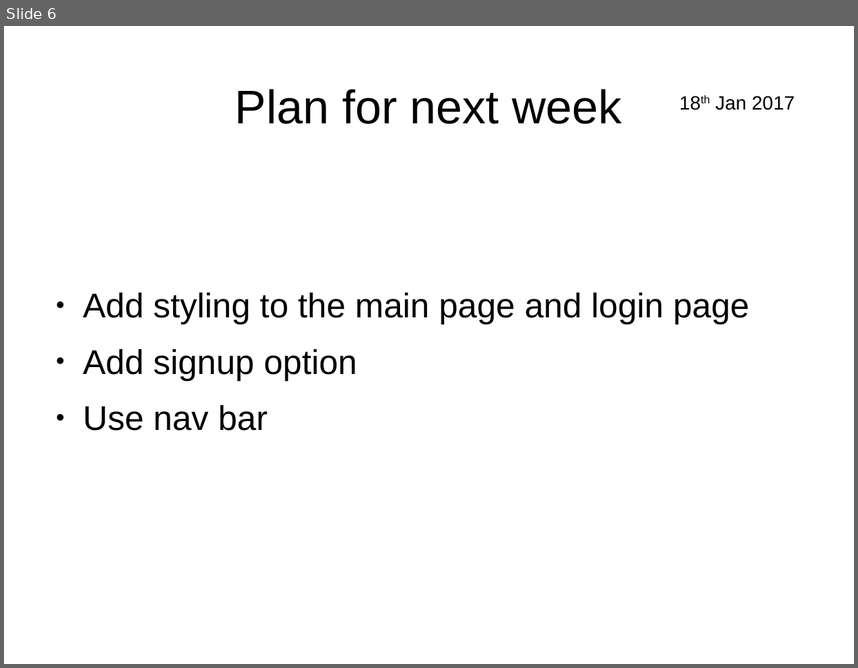
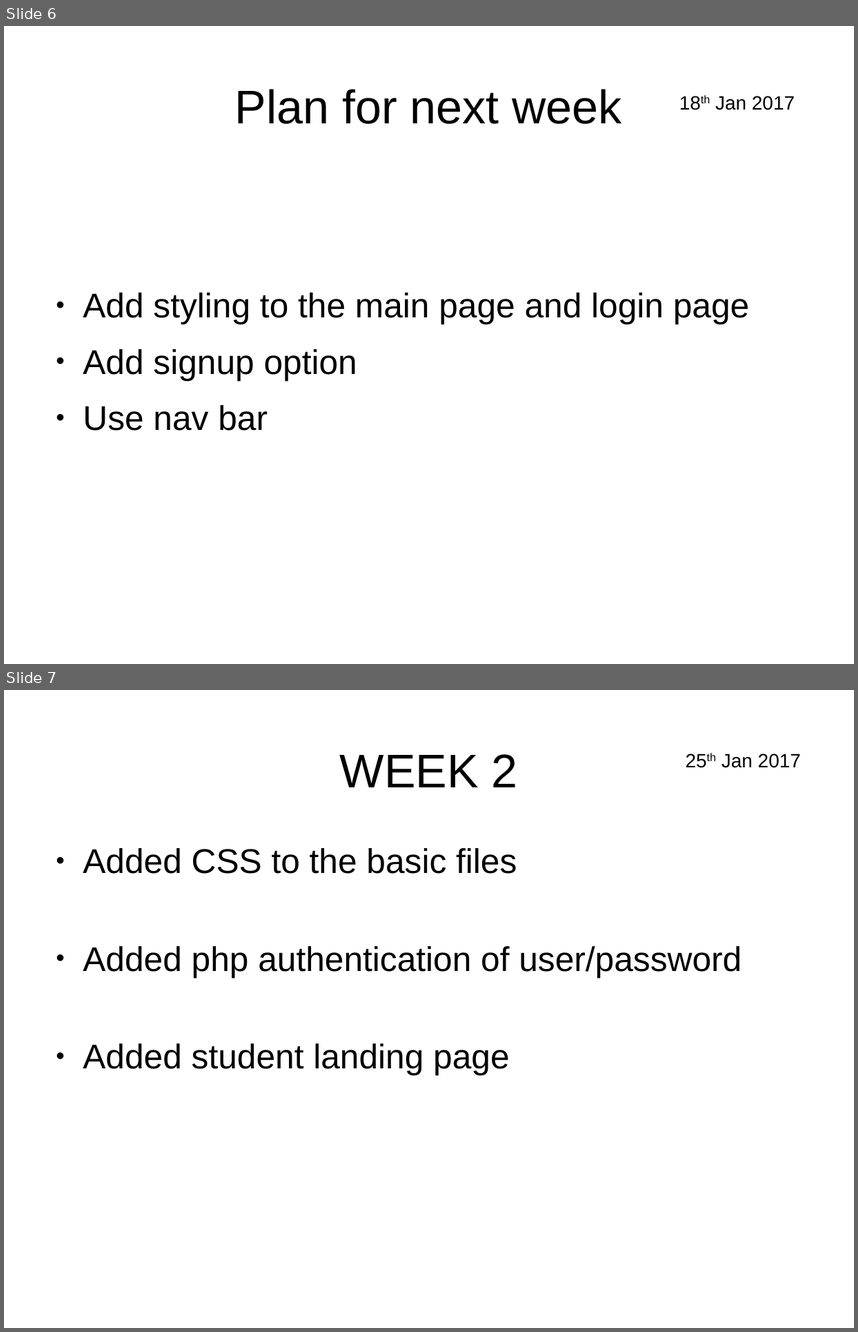
Before and after one commit to pandusonu2/WebTech, a slide deck: Presentation.odp. Shown one above the other, each under a label of ours: slide 6 before the commit, slides 6 and 7 after it. The pictures are 858x668 and 858x1332 pixels, drawn with LibreOffice and Linux fonts; fonts in the diff are those of the drawing. Boxes give left, top, right and bottom in pixels: in the first picture for what was removed or moved away, otherwise in the second. Text is boxed around its words. In the diff, an @@ line names an element or a change of style, - is before the commit and + after.

```diff
--- a/Presentation.odp
+++ b/Presentation.odp
@@ slide 7 added at bbox=[4, 690, 854, 1328], background #FFFFFF @@
@@ title added at bbox=[340, 754, 518, 787], 44 pt, text #000000 @@
+WEEK 2
@@ text added at bbox=[722, 753, 801, 768], 18 pt, text #000000 @@
+25th Jan 2017
@@ text added at bbox=[83, 848, 742, 1074], 32 pt, text #000000 @@
+● Added CSS to the basic files
+● Added php authentication of user/password
+● Added student landing page
```
Also in this commit, not shown: 4 other slides added, 4 other files.
